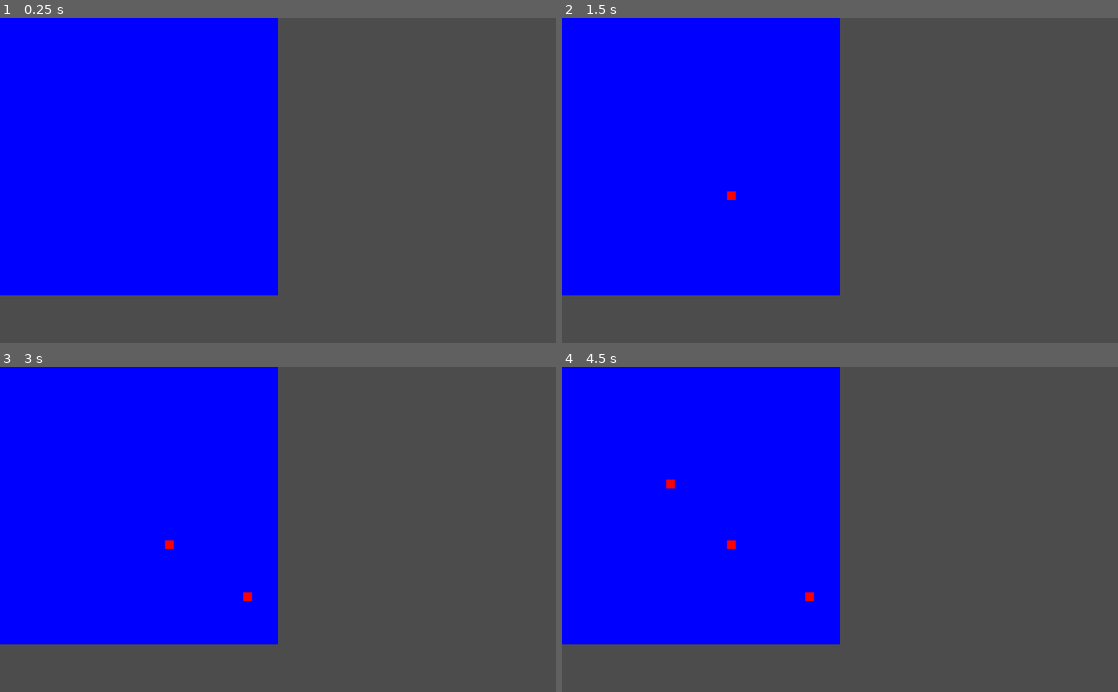
Above: before the commit, frames 1-4 (two rows, left to right).
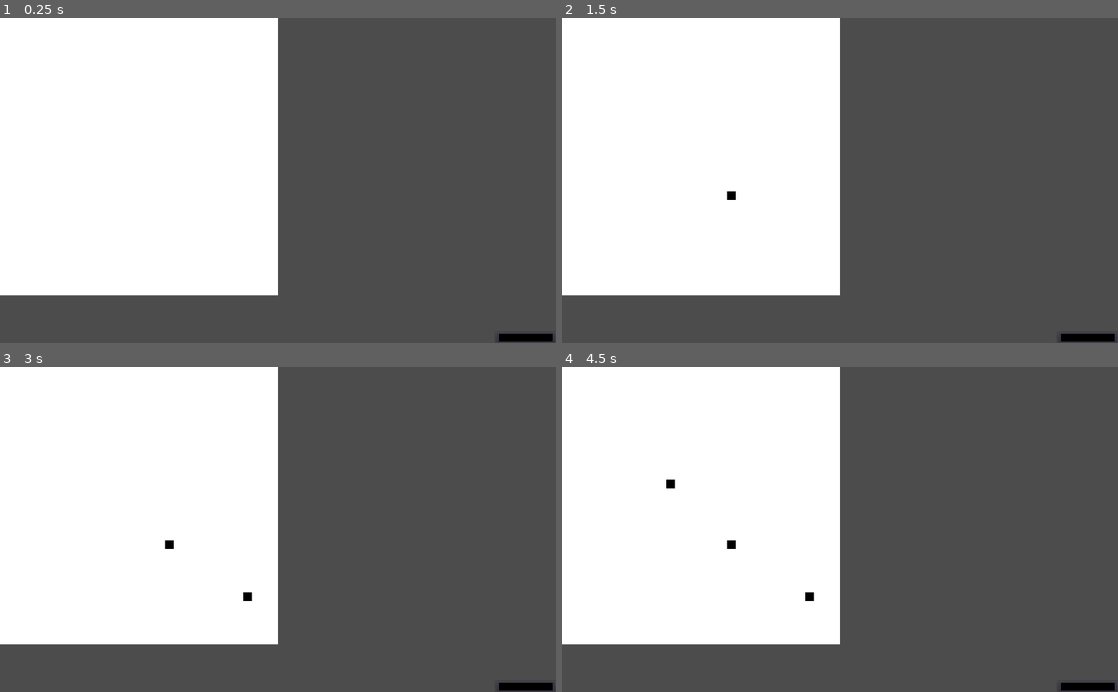
Above: after the commit, the same moments.

Repository: MichaelRRyan/pixel-paint
Game: Godot game, scene res://scenes/Main.tscn
The game is run twice, just before and just after one commit, with the same random seed, the same clock (stepped at 60 frames per second) and the same inputs.
Inputs (mouse positions are in pixels of both pictures, inside the frame that each line leads up to):
- Up to frame 1 (0.25 s): no input
- Up to frame 2 (1.5 s): tap Enter at 0.5 s; move the mouse to (962, 164) at 0.52 s; click (962, 164) at 0.67 s; tap Space at 1.25 s; move the mouse to (728, 196) at 1.27 s; click (728, 196) at 1.42 s
- Up to frame 3 (3 s): tap Enter at 2 s; move the mouse to (333, 458) at 2.02 s; click (333, 458) at 2.17 s; tap Space at 2.75 s; move the mouse to (250, 594) at 2.77 s; click (250, 594) at 2.92 s
- Up to frame 4 (4.5 s): tap Enter at 3.5 s; move the mouse to (1006, 578) at 3.52 s; click (1006, 578) at 3.67 s; tap Space at 4.25 s; move the mouse to (673, 480) at 4.27 s; click (673, 480) at 4.42 s

The runs differ from the first frame. In frame 1, 43% of the frame differs, in the area x 0-100%, y 0-100%; in frame 2, 43%; in frame 3, 43%; in frame 4, 43%.

Commit message:
Added colour changing

Diff:
--- a/scenes/Main.tscn
+++ b/scenes/Main.tscn
@@ -8,3 +8,18 @@
 scale = Vector2( 16, 16 )
 centered = false
 script = ExtResource( 1 )
+
+[node name="CanvasLayer" type="CanvasLayer" parent="."]
+
+[node name="ColorPickerButton" type="ColorPickerButton" parent="CanvasLayer"]
+anchor_left = 1.0
+anchor_top = 1.0
+anchor_right = 1.0
+anchor_bottom = 1.0
+margin_left = -111.0
+margin_top = -20.0
+__meta__ = {
+"_edit_use_anchors_": false
+}
+
+[connection signal="color_changed" from="CanvasLayer/ColorPickerButton" to="Canvas" method="_on_ColorPickerButton_color_changed"]
--- a/scripts/Canvas.gd
+++ b/scripts/Canvas.gd
@@ -1,12 +1,13 @@
 extends Sprite
 
 var image = Image.new()
+var color : Color = Color.black
 
 
 func _ready():
 	texture = ImageTexture.new()
-	image.create(32, 32, false, Image.FORMAT_RGB8)
-	image.fill(Color.blue)
+	image.create(32, 32, false, Image.FORMAT_RGBA8)
+	image.fill(Color.white)
 	texture.create_from_image(image, 0)
 
 
@@ -16,7 +17,7 @@
 			var mouse_pos = get_local_mouse_position()
 			if (mouse_pos.x < image.get_width() and
 			   mouse_pos.y < image.get_height()):
-				set_pixel_and_display(mouse_pos, Color.red)
+				set_pixel_and_display(mouse_pos, color)
 
 
 func set_pixel_and_display(pixel_position : Vector2, color : Color):
@@ -24,3 +25,7 @@
 	image.set_pixelv(pixel_position, color)
 	image.unlock()
 	texture.create_from_image(image, 0)
+
+
+func _on_ColorPickerButton_color_changed(_color):
+	color = _color
